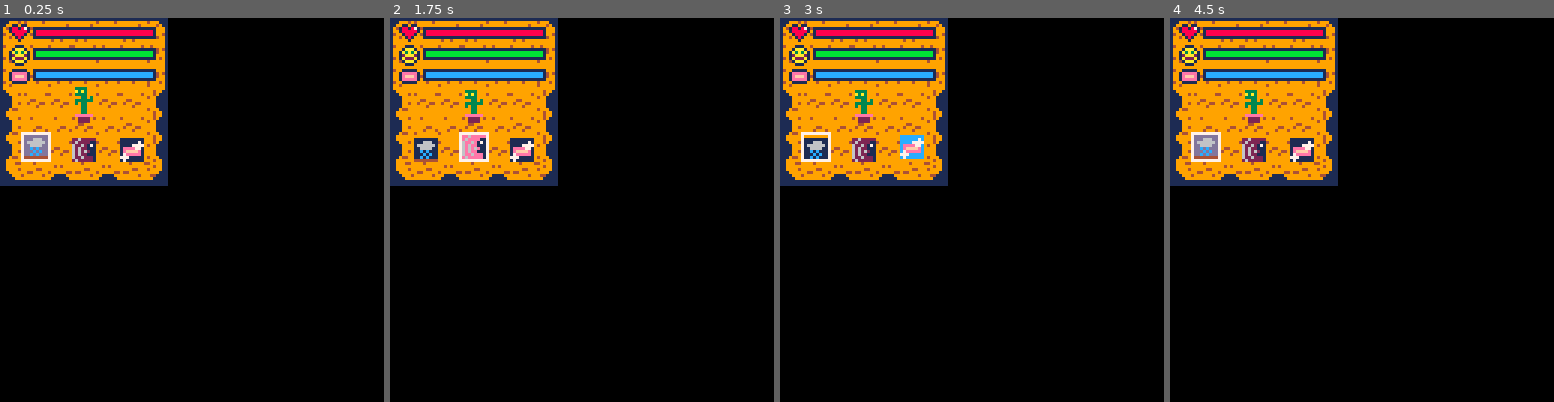
Above: before the commit, frames 1-4 (left to right).
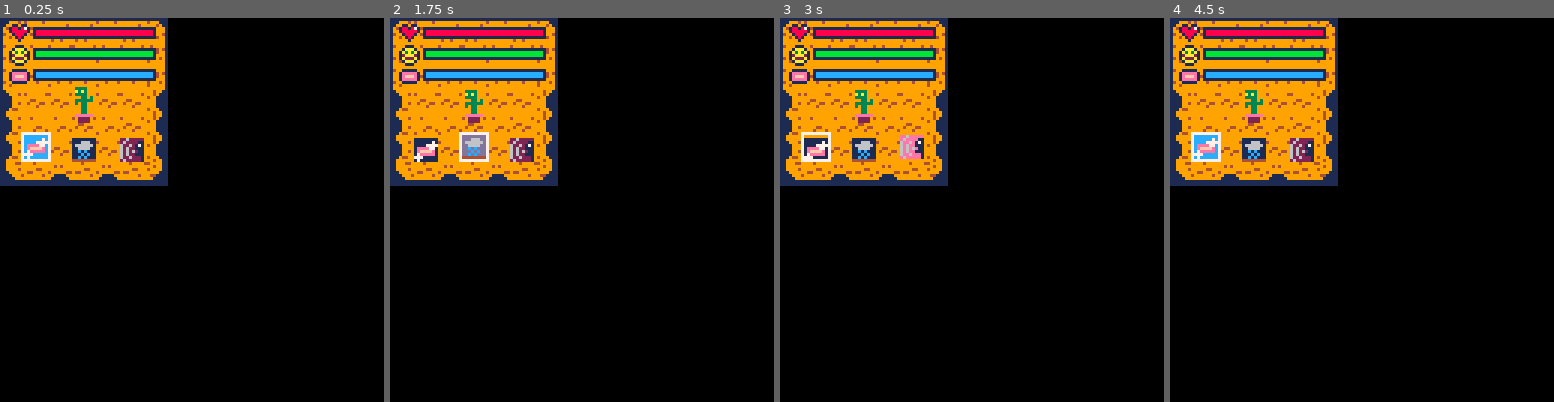
Above: after the commit, the same moments.

Repository: CarrotKnits/cactus_pet
Game: PICO-8 cartridge cactus_pet.p8
Two runs of this game, one before a commit and one after it. Both use one fixed random seed, a clock stepped at 60 frames per second and the inputs below.
Inputs:
- Up to frame 1 (0.25 s): no input
- Up to frame 2 (1.75 s): tap X (X key) at 0.33, 1.07 s; hold Right from 1.6 s (still down)
- Up to frame 3 (3 s): tap X (X key) at 1.85, 2.97 s; release Right at 2.1 s; hold Right from 2.47 s (still down)
- Up to frame 4 (4.5 s): release Right at 3.03 s; hold Left 3.08-3.58 s; hold Right from 4.02 s (still down); tap X (X key) at 4.08 s

The runs differ from the first frame. In frame 1, 1.0% of the frame differs, in the area x 6-38%, y 30-38%; in frame 2, 1.0%; in frame 3, 0.9%; in frame 4, 1.0%.

Commit message:
fix incorrect menu icon positions

Diff:
--- a/menu.lua
+++ b/menu.lua
@@ -30,26 +30,26 @@
 --update main menu
 function u_main_menu()
 	if menu.state=="wash" then
-		wash.sp=1
+		wash.sp=3
 		wash.y=39
 	else
-		wash.sp=17
+		wash.sp=19
 		wash.y=40
 	end
 
 	if menu.state=="water" then
-		water.sp=2
+		water.sp=1
 		water.y=39
 	else
-		water.sp=18
+		water.sp=17
 		water.y=40
 	end
 
 	if menu.state=="talk" then
-		talk.sp=3
+		talk.sp=2
 		talk.y=39
 	else
-		talk.sp=19
+		talk.sp=18
 		talk.y=40
 	end
 
